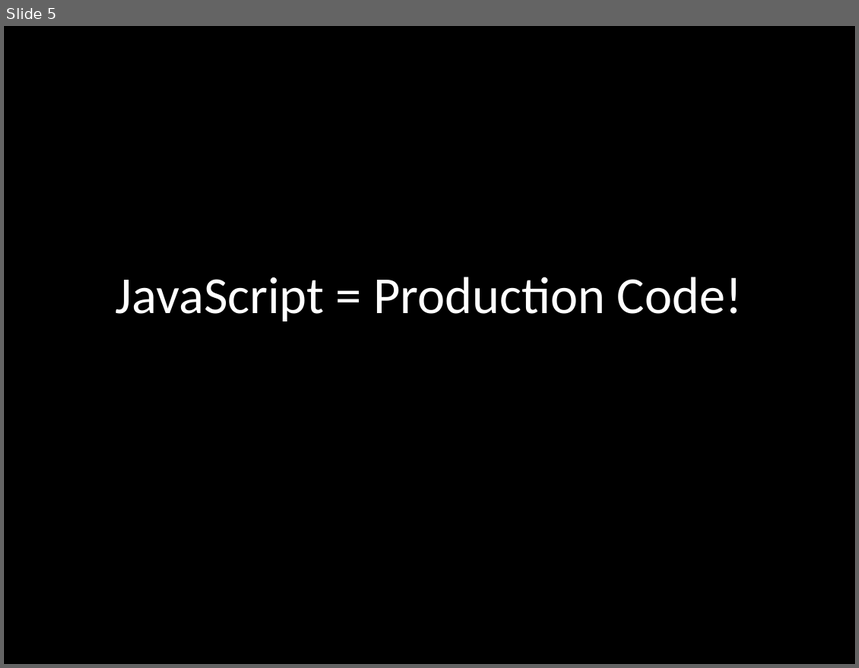
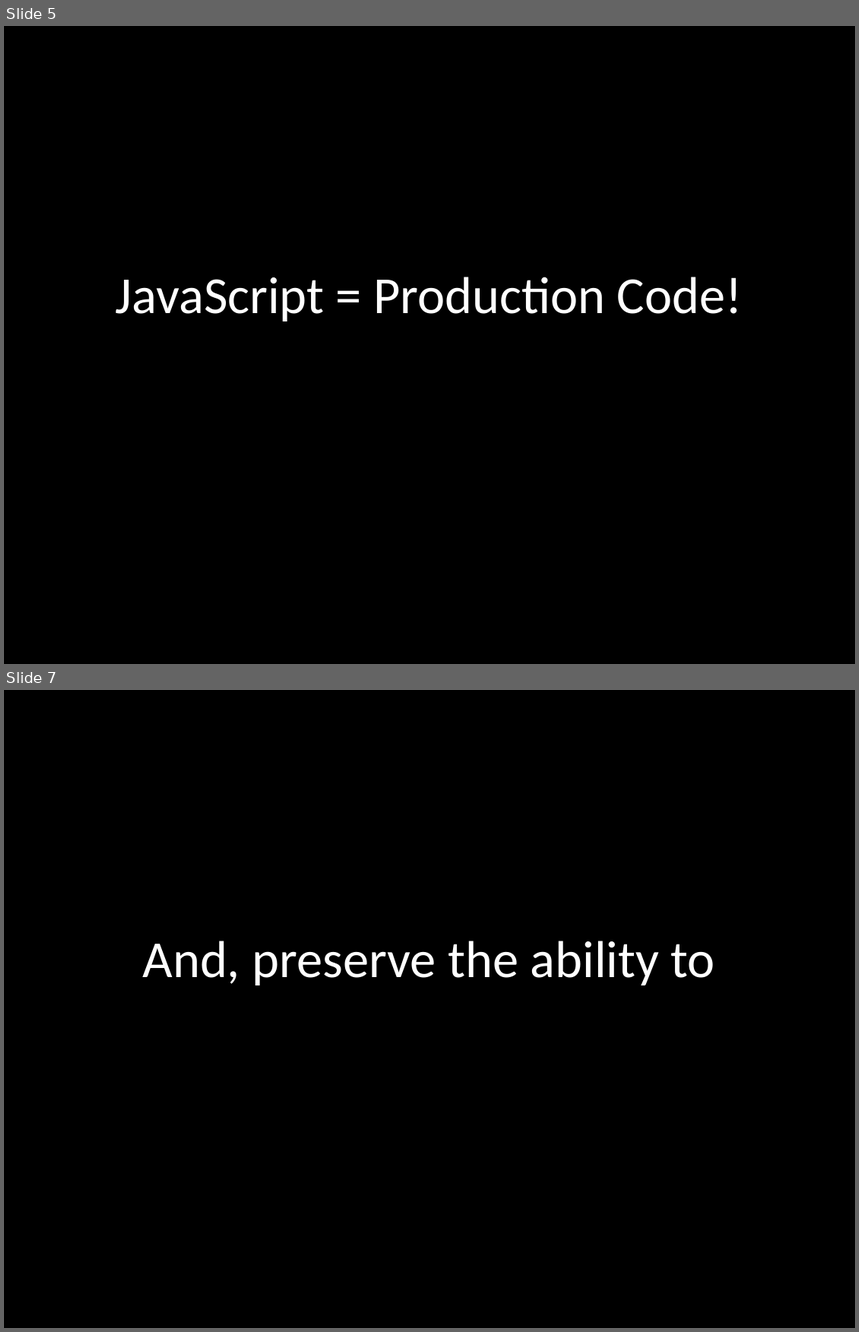
Before and after one commit to robertgreiner/presentations, a slide deck: testing-javascript/testing-javascript.pptx. Shown one above the other, each under a label of ours: slide 5 before the commit, slides 5 and 7 after it; the slides between them are not shown. The pictures are 859x668 and 859x1332 pixels, drawn with LibreOffice and Linux fonts; fonts in the diff are those of the drawing. Boxes give left, top, right and bottom in pixels: in the first picture for what was removed or moved away, otherwise in the second. Text is boxed around its words. In the diff, an @@ line names an element or a change of style, - is before the commit and + after.

```diff
--- a/testing-javascript/testing-javascript.pptx
+++ b/testing-javascript/testing-javascript.pptx
@@ slide 7 added at (4, 690, 855, 1328), background #000000 @@
@@ title added at (143, 941, 715, 986), 44 pt, text #FFFFFF @@
+And, preserve the ability to
```
Also in this commit, not shown: 3 slides changed.
